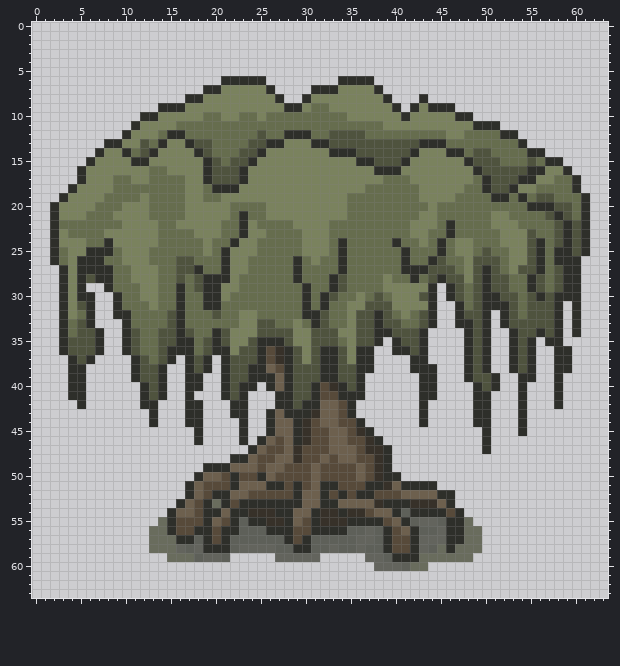
Edited in one commit: pixel-art sprite (pokeslend.gmx/sprites/images/sprite44_0.png). The picture above is the old version.
The file is 64x64 pixels. Colours within 5 levels of each other are drawn and written as one.
And afterwards:
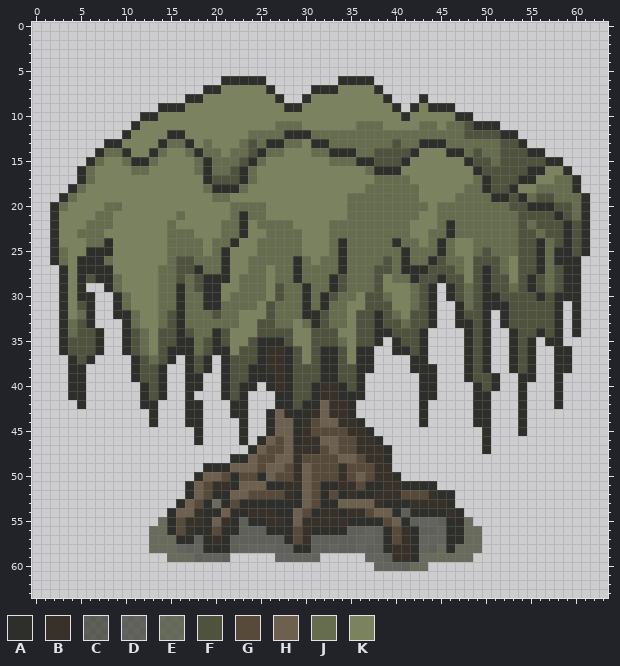
Palette (. is transparent): A #2e2f2a  B #373129  C #393b31bf  D #3f4136bf  E #474c36bf  F #4f533e  G #574a3a  H #6d604e  J #666d4e  K #7a825e
The exact change:
Changed rows in their new state; - is an unchanged pixel.
first column x 3:
 9 ----------------------------KK-------------------------
10 ----------------KK--KK-KKKKKKKKK-----------------------
11 -------------KKKKKKKKKKK---KKKKKK-------JJ-JJF---------
12 -----------K--KKKKKKK-J-------JJJJ---------JJFFFF------
13 ---------KK-JJ-KJKKK--J--JJ---JJJJJJJ-JJ---------FF----
14 -----JJ-KK-J--J-J-K-J--JJ---JJ---JJ------------J-FFF---
15 ----J--J--J----J-J-J--J-------JJJ---------------JFFF-F-
16 ---J----JJKK---J-JJ--J------------J--------------------
17 ---J--KK--KKKK-------J-------------J-------------------
18 --J---KKKKKKKK------J----------------------------------
19 -J---KKKK-KKKK--K-J-------------------------------F----
20 J---K-----KKKK------------------------------------FF---
21 ---K------KKK-----------------------------------JJ-FFF-
22 KKK---K----K------------------------------------JJJF-FF
23 -K---------K-------------------------------------JJF--F
24 -----------K-------------------------------------JJF---
25 ------K---KK--------------------------------------JF---
26 ------K---KK------------------------F--------------F---
27 ------KK---------------K-----------FF------------------
28 -------K---------------K-----------F----F---------KF---
29 -------KK--------------KF----------F---JF----------F---
30 --------K--------------KF---------F----J-----------F---
31 --------KK------------KF---------------JF----------F---
32 ---------KK-----------KF---------------F-----------F---
33 ---------KK----------------------------F---------------
34 ----------K--------------------------------------------
35 ----------K--------------------------------------------
36 ----------K------------B-------------------------------
37 -----------------------B-------------------------------
38 -----------------------BB------------------------------
39 ------------------------B------------------------------
40 ------------------------B----B-------------------------
41 -----------------------------BB------------------------
42 ------------------------------BB-----------------------
43 ------------------------------BB-----------------------
44 -------------------------------BB----------------------
45 ------------------------------GGB----------------------
46 ----------------------------BH-G-B---------------------
47 ---------------------------BB--GGB---------------------
48 -----------------------------G----B--------------------
49 --------------------------BHG--B-G--B------------------
50 --------------------------BHG--B----B------------------
51 -----------------BB------BBHG--BB----B-----------------
52 -------------------------B--G---B--BBBGGGB-------------
53 ----------------------------G-------------B------------
54 ---------------B-----------G---------------B-----------
55 --------------BB--B--------BB--------------------------
56 --------------B------------B----------B----------------
57 -----------------B---------B----------B----------------
58 -------------------------------------BB----------------
59 -------------------------------------BB----------------
Changed places in both pictures, as pixel boxes (x1, y1, x2, y2):
changed: (59, 103, 554, 562)
